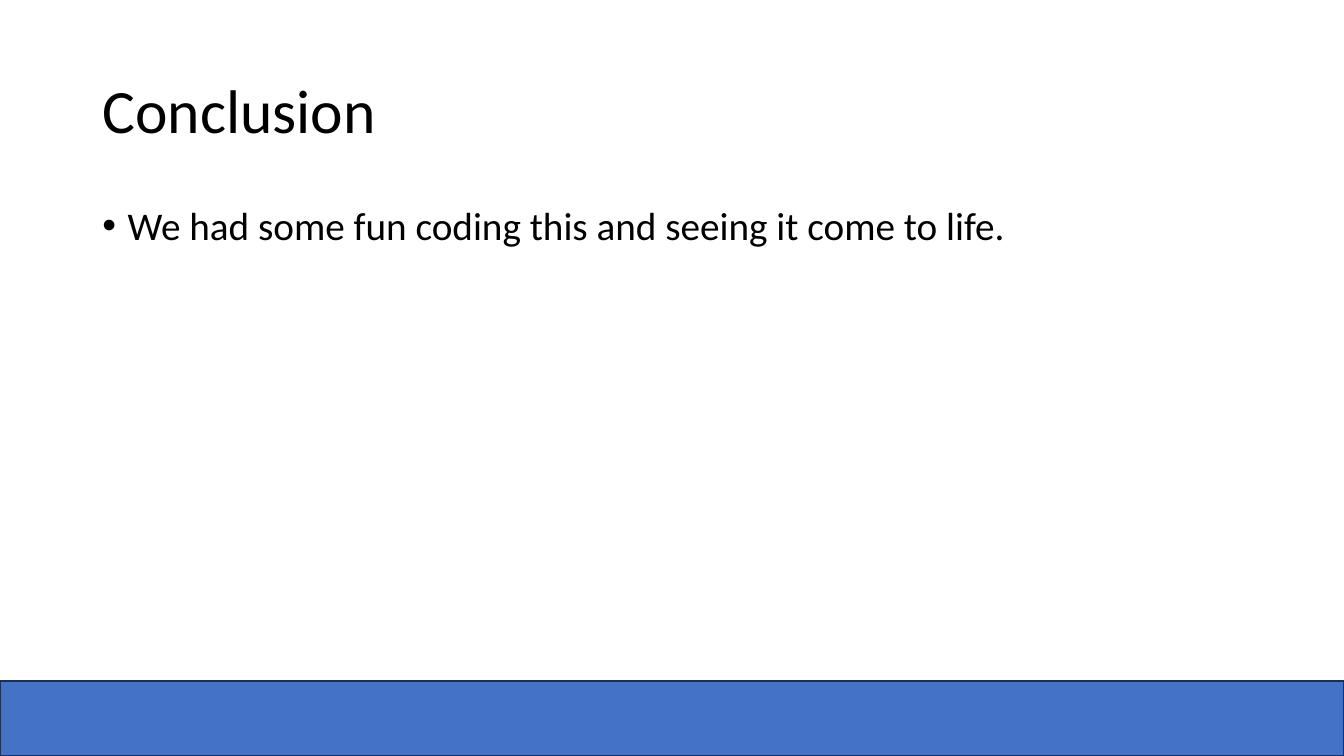
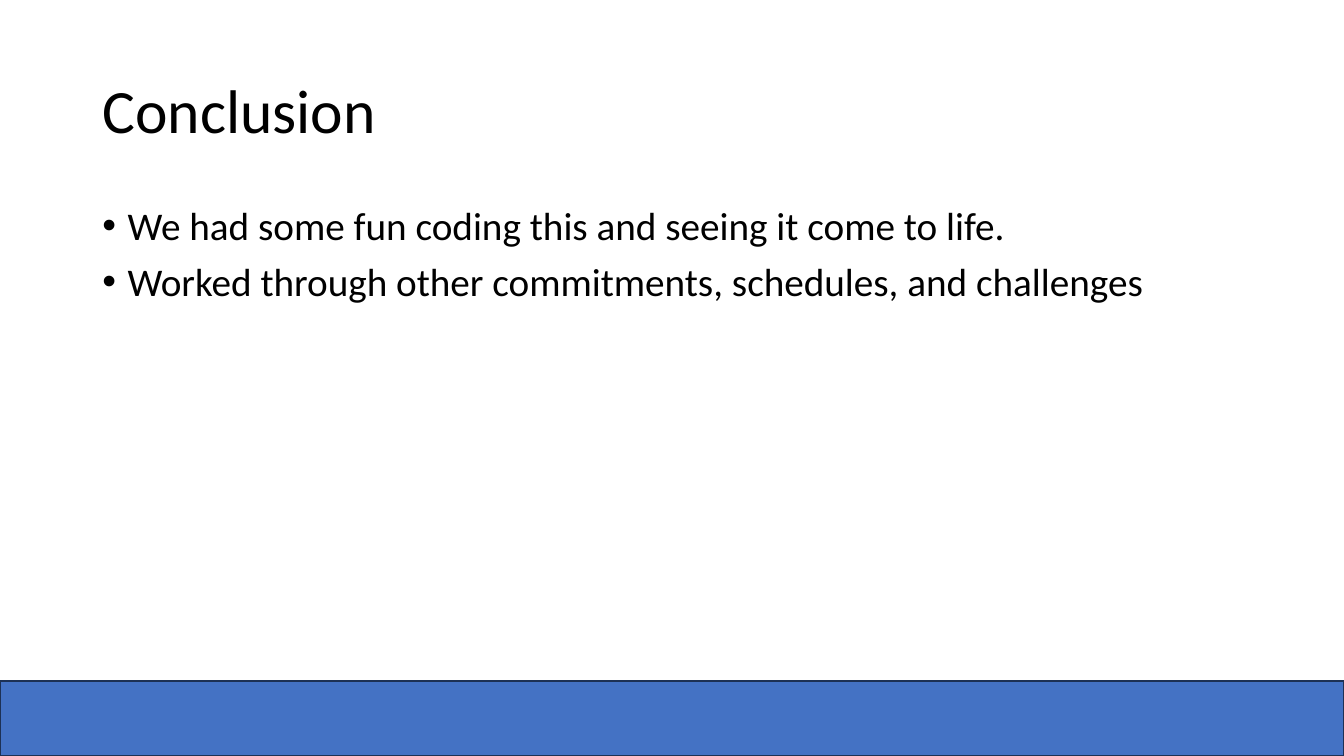
Before and after one commit to Zachadactyl/Connect-4_C, a slide deck: slide 6 of Four 2 Win.pptx. Drawn at 1344x756 pixels with LibreOffice and Linux fonts; fonts in the diff are those of the drawing; background and template pictures are left out. Boxes give left, top, right and bottom in pixels: in the first picture for what was removed or moved away, otherwise in the second. Text is boxed around its words. In the diff, an @@ line names an element or a change of style, - is before the commit and + after.

Commit message:
added/updated some text

```diff
--- a/Four 2 Win.pptx
+++ b/Four 2 Win.pptx
@@ text at (128,268,1143,303): paragraph added @@
+• Worked through other commitments, schedules, and challenges
```
Also in this commit, not shown: 3 other slides changed, 1 slide added, 1 slide removed.
